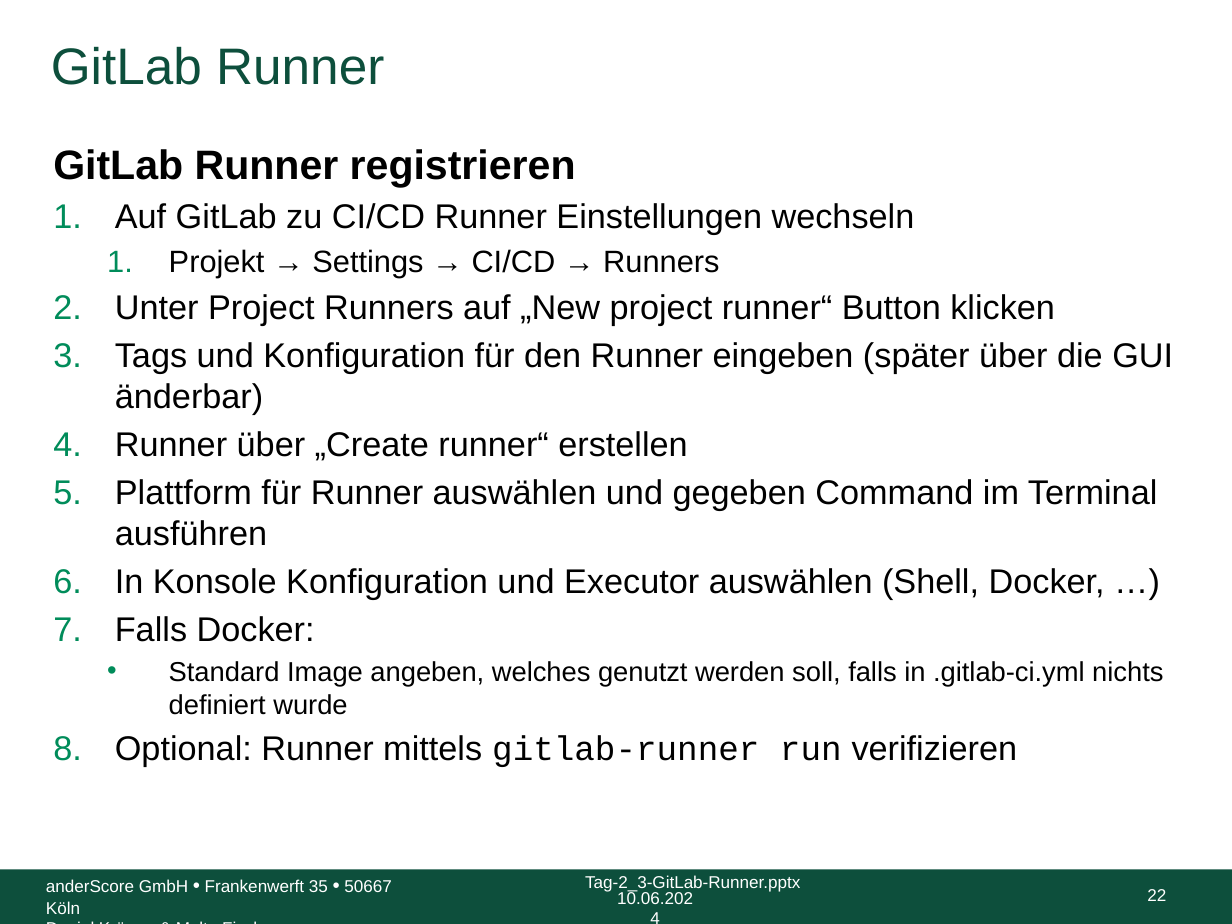
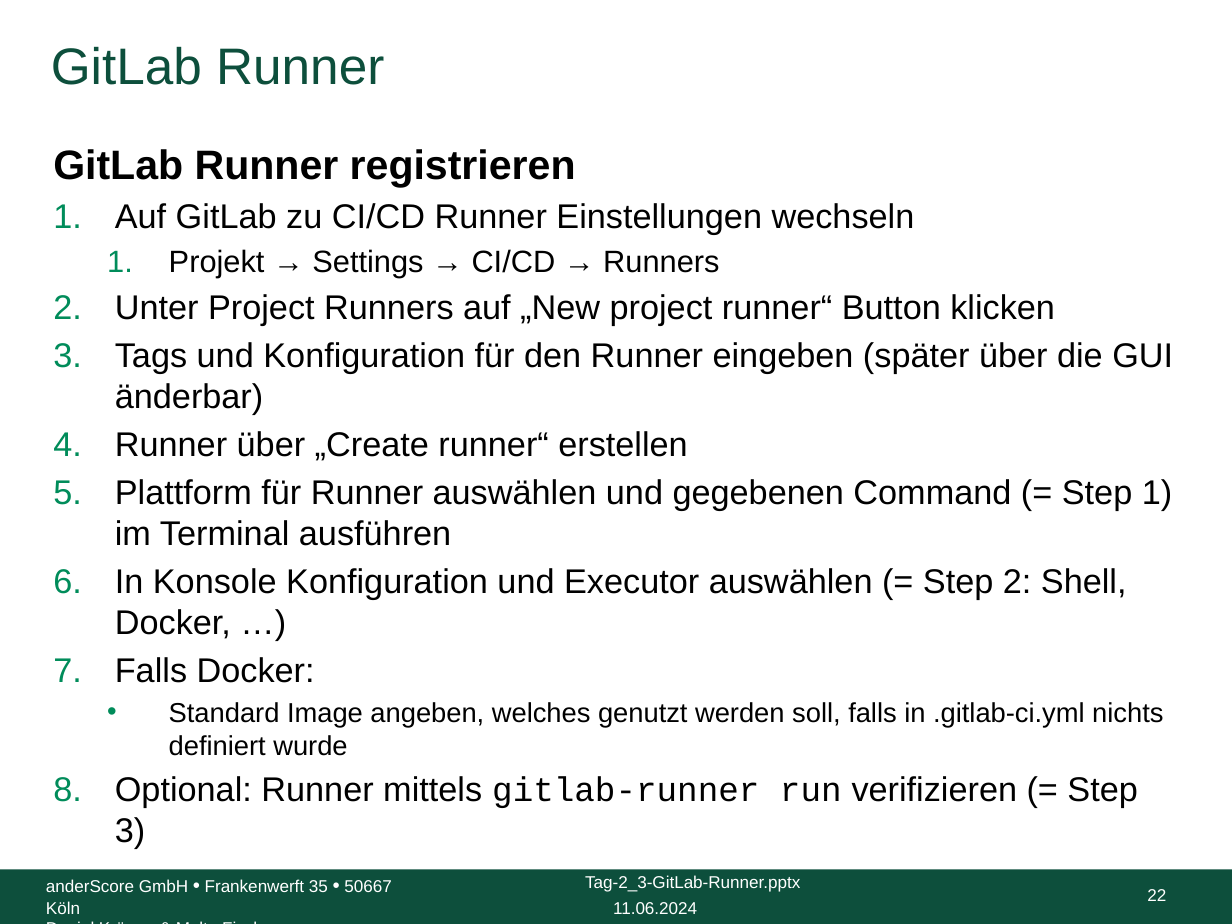
Before and after one commit to anderscore-gmbh/gitlab, a slide deck: slide 22 of slides/Tag-2_3-GitLab-Runner.pptx. Drawn at 1232x924 pixels with LibreOffice and Linux fonts; fonts in the diff are those of the drawing; background and template pictures are left out. Boxes give left, top, right and bottom in pixels: in the first picture for what was removed or moved away, otherwise in the second. Text is boxed around its words. In the diff, an @@ line names an element or a change of style, - is before the commit and + after.

```diff
--- a/slides/Tag-2_3-GitLab-Runner.pptx
+++ b/slides/Tag-2_3-GitLab-Runner.pptx
@@ text at bbox=[115, 479, 1172, 639]: text changed @@
-5. Plattform für Runner auswählen und gegeben Command im Terminal ausführen
-6. In Konsole Konfiguration und Executor auswählen (Shell, Docker, …)
+5. Plattform für Runner auswählen und gegebenen Command (= Step 1) im Terminal ausführen
+6. In Konsole Konfiguration und Executor auswählen (= Step 2: Shell, Docker, …)
@@ text at bbox=[115, 776, 1137, 849]: text changed @@
-8. Optional: Runner mittels gitlab-runner run verifizieren
+8. Optional: Runner mittels gitlab-runner run verifizieren (= Step 3)
@@ text at bbox=[613, 902, 697, 914]: text changed @@
-10.06.2024
+11.06.2024
```
Also in this commit, not shown: 98 other slides changed, 1 other file.
